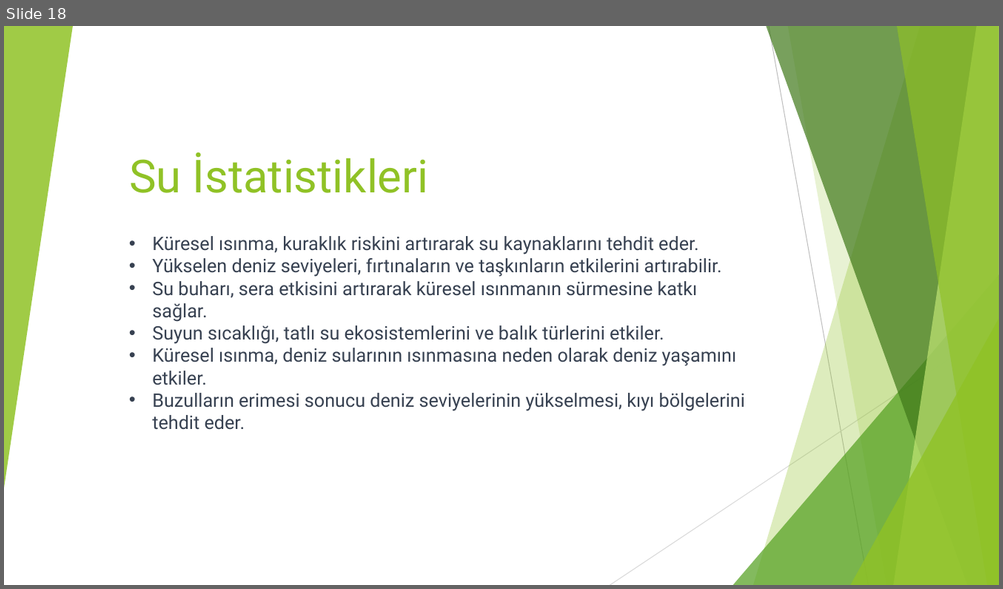
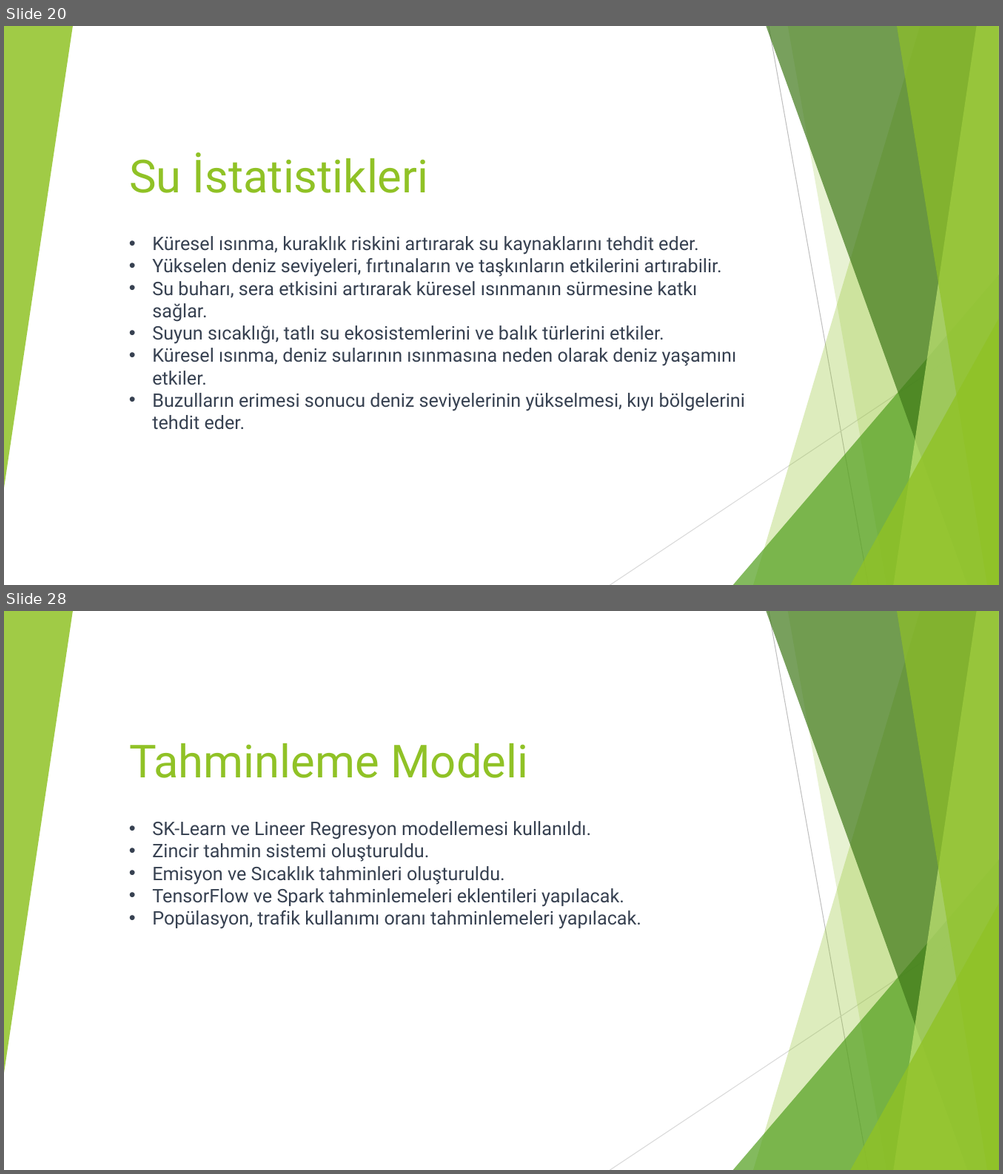
Before and after one commit to vulonviing/ibb-climate-change, a slide deck: İklim Değişikliği ve İstanbul.pptx. Shown one above the other, each under a label of ours: slide 18 before the commit, slides 20 and 28 after it; the slides between them are not shown. The pictures are 1003x589 and 1003x1174 pixels, drawn with LibreOffice and Linux fonts; fonts in the diff are those of the drawing. Boxes give left, top, right and bottom in pixels: in the first picture for what was removed or moved away, otherwise in the second. Text is boxed around its words. In the diff, an @@ line names an element or a change of style, - is before the commit and + after.

```diff
--- a/İklim Değişikliği ve İstanbul.pptx
+++ b/İklim Değişikliği ve İstanbul.pptx
@@ slide 28 added at (4, 611, 999, 1170), background #FFFFFF; not listed: 10 template elements that a slide beside it also shows @@
@@ title added at (129, 743, 528, 778), 44 pt, text #90C226 @@
+Tahminleme Modeli
@@ text added at (152, 821, 641, 929), 18 pt, text #374151 @@
+• SK-Learn ve Lineer Regresyon modellemesi kullanıldı.
+• Zincir tahmin sistemi oluşturuldu.
+• Emisyon ve Sıcaklık tahminleri oluşturuldu.
+• TensorFlow ve Spark tahminlemeleri eklentileri yapılacak.
+• Popülasyon, trafik kullanımı oranı tahminlemeleri yapılacak.
@@ what was slide 18 is now slide 20 @@
```
Also in this commit, not shown: 3 slides changed, 7 other slides added, 31 other files.
